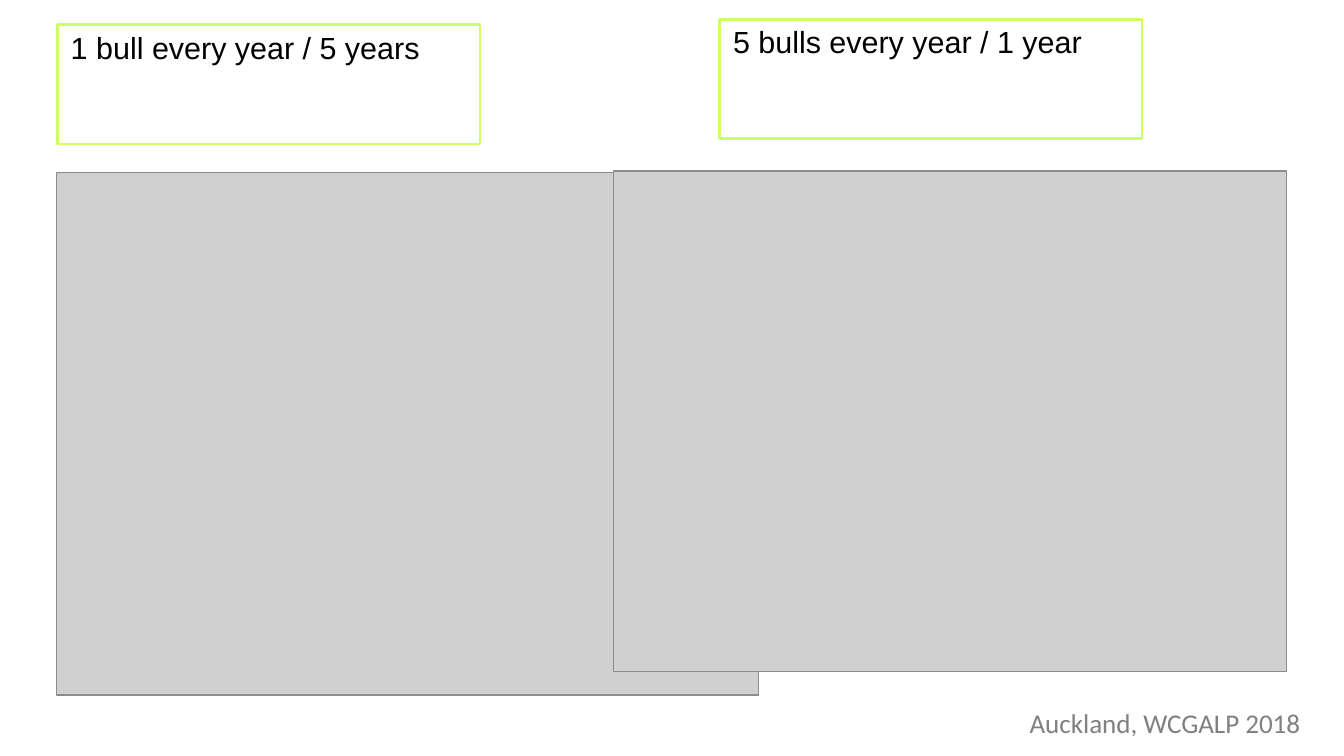
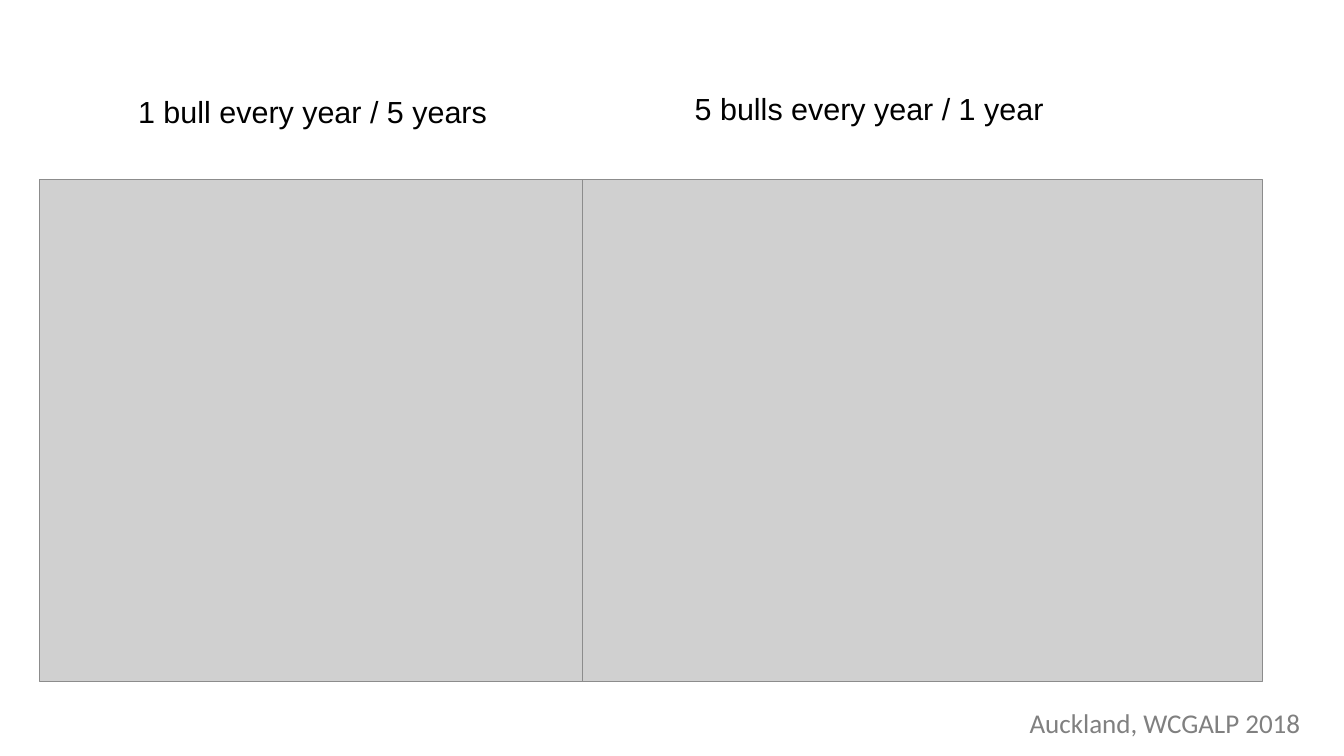
Before and after one commit to janaobsteter/Genotype_CODES, a slide deck: slide 10 of WCGALP_Predstavitev_31012018.ppt. Drawn at 1344x756 pixels with LibreOffice and Linux fonts; fonts in the diff are those of the drawing; grey boxes stand for pictures; background and template pictures are left out. Boxes give left, top, right and bottom in pixels: in the first picture for what was removed or moved away, otherwise in the second. Text is boxed around its words. In the diff, an @@ line names an element or a change of style, - is before the commit and + after.

```diff
--- a/WCGALP_Predstavitev_31012018.ppt
+++ b/WCGALP_Predstavitev_31012018.ppt
@@ text "1 bull every year / ..." at [138,101,487,129]: outline #CCFF66 1.5 pt to none @@
@@ text "1 bull every year / ...": place and size @@
-text "1 bull every year / ..." at [57,24,481,144]
+text "1 bull every year / ..." at [138,101,487,129]
@@ text "5 bulls every year / ...": place and size @@
-text "5 bulls every year / ..." at [720,20,1143,139]
+text "5 bulls every year / ..." at [695,98,1043,126]
@@ text "5 bulls every year / ..." at [695,98,1043,126]: outline #CCFF66 1.5 pt to none @@
@@ picture: place and size @@
-picture at [56,173,759,696]
+picture at [39,179,720,682]
@@ picture: place and size @@
-picture at [613,171,1287,672]
+picture at [583,179,1264,682]
```
Also in this commit, not shown: 6 other slides changed, 1 slide added, 1 slide removed, 7 other files.
